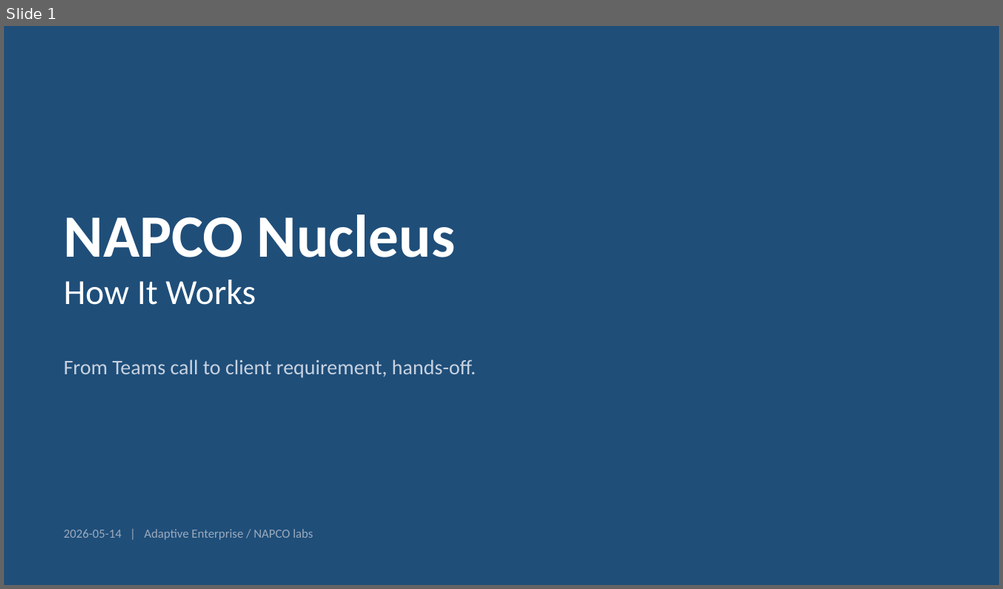
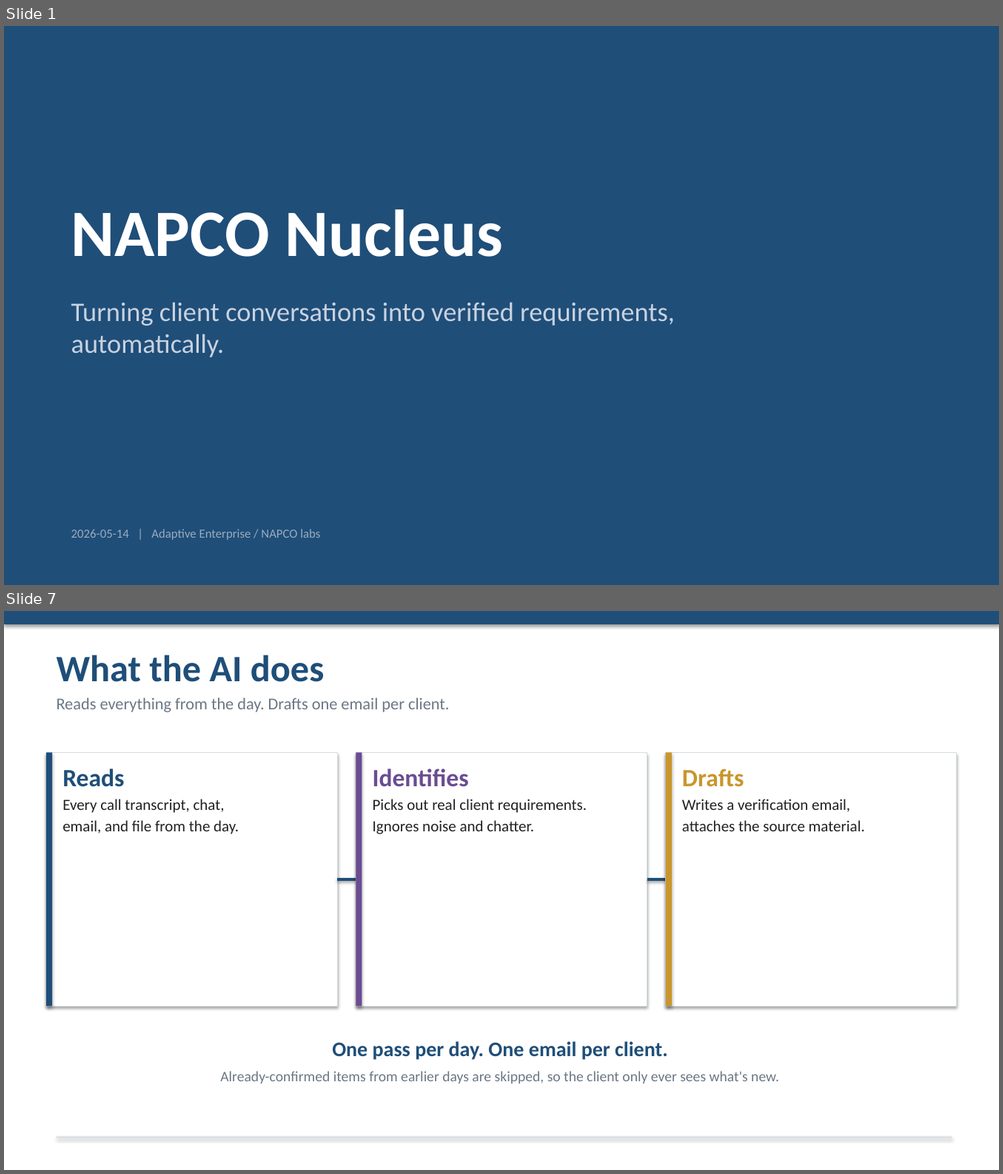
Before and after one commit to napco-labs/napco-nucleus, a slide deck: docs/NAPCO-Nucleus-System-Overview.pptx. Shown one above the other, each under a label of ours: slide 1 before the commit, slides 1 and 7 after it; the slides between them are not shown. The pictures are 1003x589 and 1003x1174 pixels, drawn with LibreOffice and Linux fonts; fonts in the diff are those of the drawing. Boxes give left, top, right and bottom in pixels: in the first picture for what was removed or moved away, otherwise in the second. Text is boxed around its words. In the diff, an @@ line names an element or a change of style, - is before the commit and + after.

```diff
--- a/docs/NAPCO-Nucleus-System-Overview.pptx
+++ b/docs/NAPCO-Nucleus-System-Overview.pptx
@@ slide 7 added at (4, 611, 999, 1170), background #FFFFFF @@
@@ rectangle added at (4, 611, 999, 624), fill #1F4E79 @@
@@ text added at (57, 655, 449, 712), 16 pt, text #6B7785 @@
+What the AI does
+Reads everything from the day. Drafts one email per client.
@@ rectangle added at (46, 753, 338, 1006), fill #FFFFFF, outline #D5DCE5 0.75 pt @@
@@ rectangle added at (46, 753, 53, 1006), fill #1F4E79 @@
@@ rectangle added at (356, 753, 647, 1006), fill #FFFFFF, outline #D5DCE5 0.75 pt @@
@@ rectangle added at (356, 753, 362, 1006), fill #6A4C93 @@
@@ rectangle added at (666, 753, 957, 1006), fill #FFFFFF, outline #D5DCE5 0.75 pt @@
@@ rectangle added at (666, 753, 671, 1006), fill #C9962B @@
@@ text added at (62, 769, 239, 834), 15 pt, text #222222 @@
+Reads
+Every call transcript, chat,
+email, and file from the day.
@@ text added at (373, 769, 586, 834), 15 pt, text #222222 @@
+Identifies
+Picks out real client requirements.
+Ignores noise and chatter.
@@ text added at (682, 769, 865, 832), 15 pt, text #222222 @@
+Drafts
+Writes a verification email,
+attaches the source material.
@@ elbow line added from (338, 880) to (356, 880), #1F4E79 3 pt @@
@@ elbow line added from (647, 880) to (666, 880), #1F4E79 3 pt @@
@@ text added at (220, 1042, 779, 1084), 14 pt, text #6B7785 @@
+One pass per day. One email per client.
+Already-confirmed items from earlier days are skipped, so the client only ever sees what's new.
@@ rectangle added at (57, 1137, 951, 1139), fill #D5DCE5 @@
@@ slide 1 changed as well @@
@@ text "NAPCO Nucleus": place and size @@
-text "NAPCO Nucleus" at (64, 215, 455, 305)
+text "NAPCO Nucleus" at (71, 210, 503, 257)
@@ text "NAPCO Nucleus" at (71, 210, 503, 257): size 58 to 64 pt @@
@@ text at (64, 280, 256, 305): paragraph removed @@
-How It Works
@@ text at (71, 302, 674, 358): text changed; size 20 to 26 pt @@
-From Teams call to client requirement, hands-off.
+Turning client conversations into verified requirements,
+automatically.
@@ text "2026-05-14 | Adaptive Enterprise / ...": place and size @@
-text "2026-05-14 | Adaptive Enterprise / ..." at (64, 529, 313, 540)
+text "2026-05-14 | Adaptive Enterprise / ..." at (71, 529, 320, 540)
```
Also in this commit, not shown: 10 other slides added, 13 slides removed, 4 other files.
